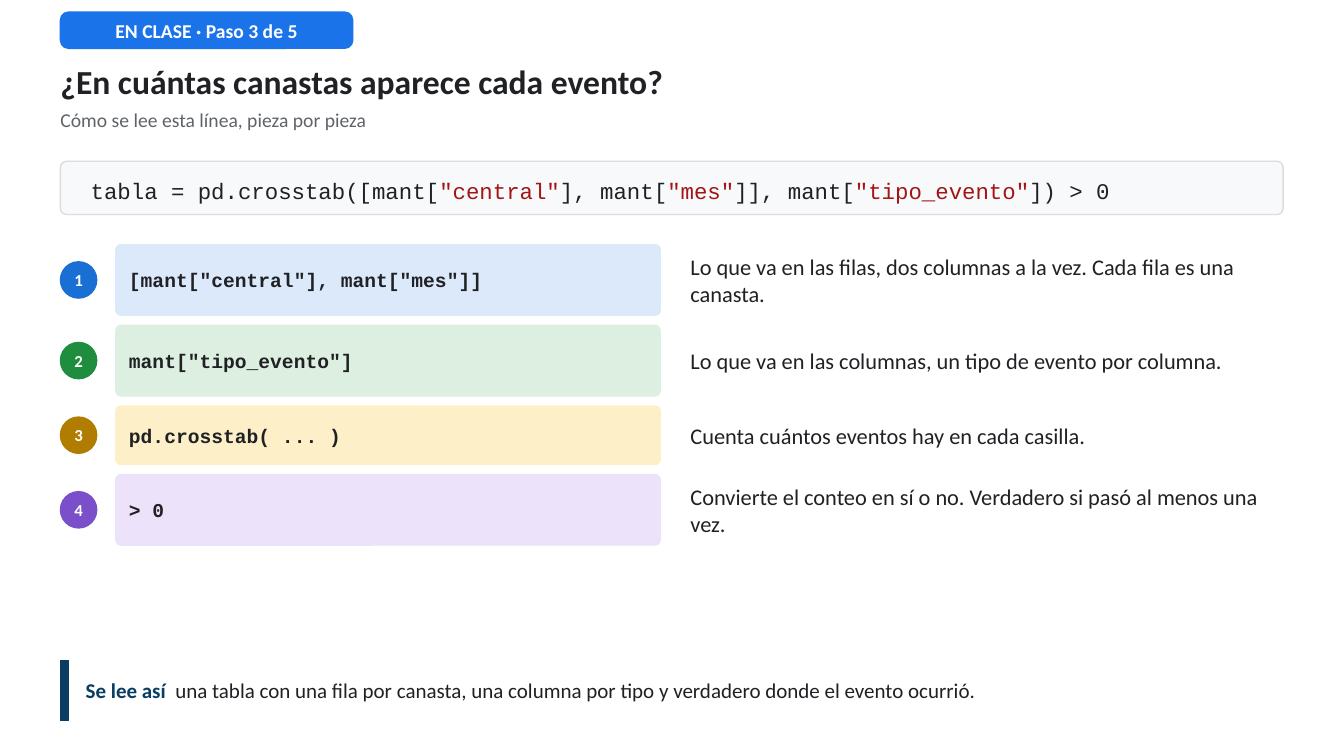
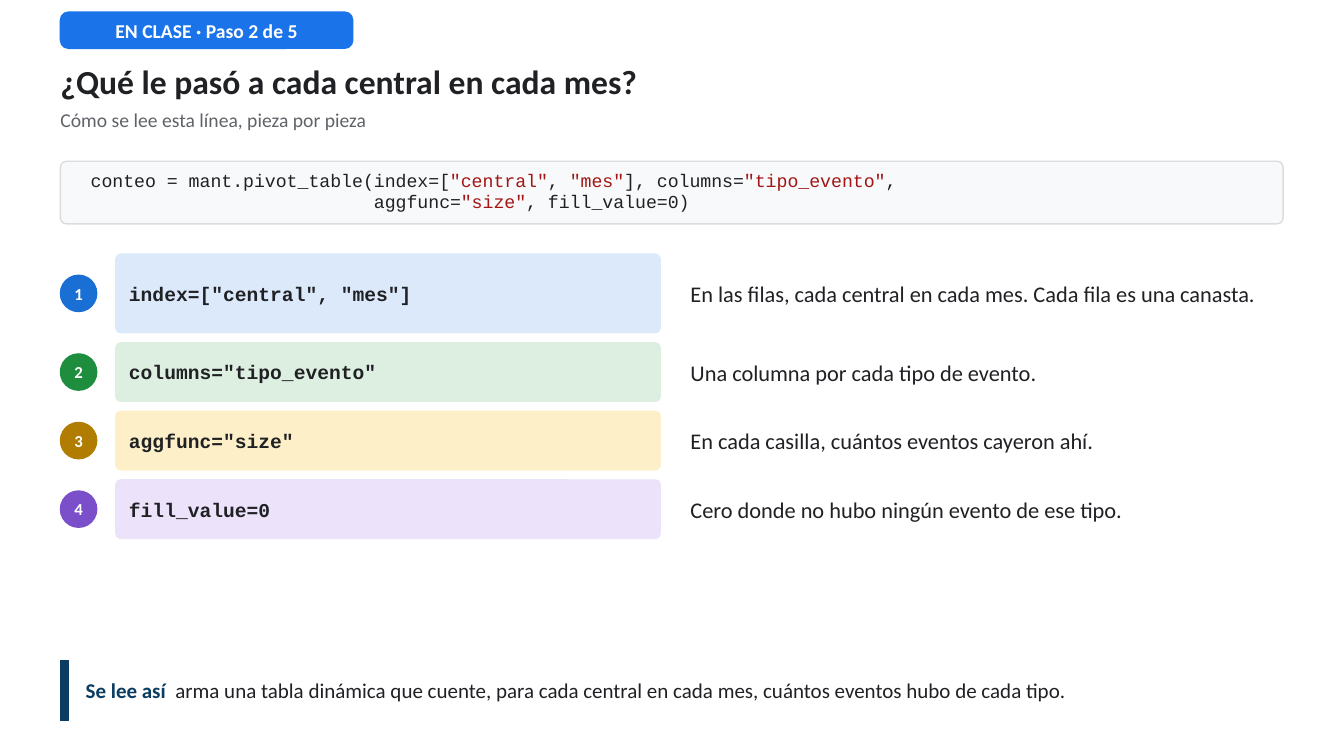
Before and after one commit to RodrigoMSB/curso-python-minergia, a slide deck: slide 10 of presentaciones/Simulador_Lab04_guiado.pptx (slide 15 before the commit). Drawn at 1344x756 pixels with LibreOffice and Linux fonts; fonts in the diff are those of the drawing. Boxes give left, top, right and bottom in pixels: in the first picture for what was removed or moved away, otherwise in the second. Text is boxed around its words. In the diff, an @@ line names an element or a change of style, - is before the commit and + after.

```diff
--- a/presentaciones/Simulador_Lab04_guiado.pptx
+++ b/presentaciones/Simulador_Lab04_guiado.pptx
@@ text at [115,24,298,38]: text changed @@
-EN CLASE · Paso 3 de 5
+EN CLASE · Paso 2 de 5
@@ text at [60,70,637,100]: text changed @@
-¿En cuántas canastas aparece cada evento?
+¿Qué le pasó a cada central en cada mes?
@@ rounded rectangle: place and size @@
-rounded rectangle at [60,161,1284,215]
+rounded rectangle at [60,161,1284,224]
@@ text at [91,174,897,212]: text changed; size 16 to 13 pt @@
-tabla = pd.crosstab([mant["central"], mant["mes"]], mant["tipo_evento"]) > 0
+conteo = mant.pivot_table(index=["central", "mes"], columns="tipo_evento",
+aggfunc="size", fill_value=0)
@@ text "conteo = mant.pivot_table(index=["central", "mes"], columns= ..." at [91,174,897,212]: vertical alignment middle to top @@
@@ proportions changed in 4 elements at [116,480,660,538], [60,161,1284,224], [116,343,660,401], [116,254,660,333] @@
@@ rounded rectangle: place and size @@
-rounded rectangle at [116,245,660,316]
+rounded rectangle at [116,254,660,333]
@@ text "1": place and size @@
-text "1" at [74,275,82,286]
+text "1" at [74,289,82,300]
@@ ellipse: place and size @@
-ellipse at [60,262,97,298]
+ellipse at [60,275,97,312]
@@ text at [129,287,412,305]: text changed @@
-[mant["central"], mant["mes"]]
+index=["central", "mes"]
@@ text at [690,286,1254,305]: text changed @@
-Lo que va en las filas, dos columnas a la vez. Cada fila es una canasta.
+En las filas, cada central en cada mes. Cada fila es una canasta.
@@ text "2": place and size @@
-text "2" at [74,356,82,367]
+text "2" at [74,367,82,378]
@@ ellipse: place and size @@
-ellipse at [60,343,97,379]
+ellipse at [60,354,97,390]
@@ rounded rectangle: place and size @@
-rounded rectangle at [116,326,660,396]
+rounded rectangle at [116,343,660,401]
@@ text at [129,366,376,383]: text changed @@
-mant["tipo_evento"]
+columns="tipo_evento"
@@ text at [690,365,1036,385]: text changed @@
-Lo que va en las columnas, un tipo de evento por columna.
+Una columna por cada tipo de evento.
@@ 1 text, 1 ellipse, 1 rounded rectangle: place and size @@
-1 text, 1 ellipse, 1 rounded rectangle at [60,406,660,465]
+1 text, 1 ellipse, 1 rounded rectangle at [60,411,660,470]
@@ text at [129,434,294,452]: text changed @@
-pd.crosstab( ... )
+aggfunc="size"
@@ text at [690,433,1093,453]: text changed @@
-Cuenta cuántos eventos hay en cada casilla.
+En cada casilla, cuántos eventos cayeron ahí.
@@ rounded rectangle: place and size @@
-rounded rectangle at [116,475,660,545]
+rounded rectangle at [116,480,660,538]
@@ text at [129,503,270,519]: text changed @@
-> 0
+fill_value=0
@@ text at [690,502,1122,522]: text changed @@
-Convierte el conteo en sí o no. Verdadero si pasó al menos una vez.
+Cero donde no hubo ningún evento de ese tipo.
@@ text at [86,683,1065,702]: text changed @@
-Se lee así una tabla con una fila por canasta, una columna por tipo y verdadero donde el evento ocurrió.
+Se lee así arma una tabla dinámica que cuente, para cada central en cada mes, cuántos eventos hubo de cada tipo.
```
Also in this commit, not shown: 47 other slides changed, 24 slides added, 9 slides removed, 27 other files.
